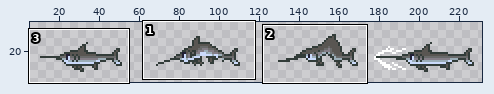
Two states of a sprite sheet, Assets/Sprites/Monsters/Version2/gj/jy gj.png. Above, an overview of the earlier version with the close-up marked.
Close-up. Before:
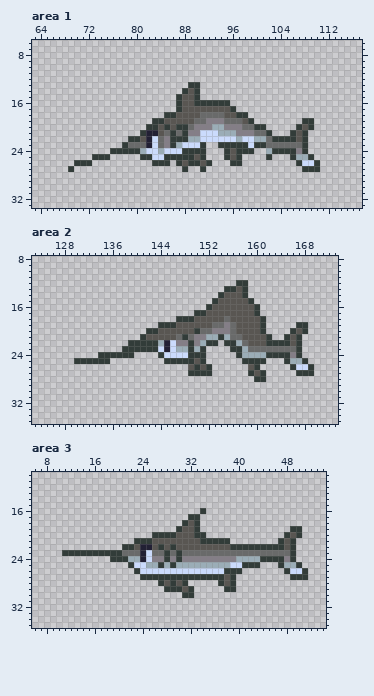
The file is 232x58 pixels. Shown: area 1: x 63..117, y 6..33; area 2: x 123..173, y 8..35; area 3: x 6..54, y 10..35. The wide view leaves out empty margins. The commit also changed other parts of the picture, which this record leaves out.
After the commit:
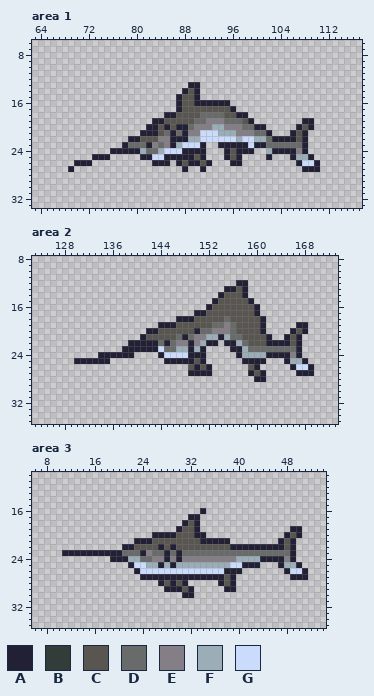
Palette (. is transparent): A #222034  B #323c39  C #595652  D #696a6a  E #847e87  F #9badb7  G #cbdbfc
Change:
Changed rows in their new state; - is an unchanged pixel.
Area 1:
first column x 69:
13 --------------------AA--------------------
14 -------------------A-A--------------------
15 ------------------A--A--------------------
16 ------------------A--AAAAAA---------------
17 ------------------A--------A--------------
18 ----------------AA----------AA------------
19 --------------AA--------------A--------AA-
20 -------------AA-A-AA-----------AA-----A-A-
21 ------------A----A-A-------------A---A-A--
22 ----------AA-CCE-AAA--------------AAAA-A--
23 ---------A----E--A----A--AAAAA-AA------A--
24 -------AAAAA-DD----AAAA---A-AAA---AAAA-A--
25 ----AAA-----AA--AAAAA-A---A-A----A---A--A-
26 -AAA----------AAA-A-AA-A---AA---------A--A
27 A------------------A--A----------------AAA
Area 2:
first column x 130:
12 ---------------------------AA-----------
13 -------------------------AA-A-----------
14 ------------------------A---A-----------
15 -----------------------A-----A----------
16 ----------------------A-------A---------
17 --------------------AA--------A---------
18 -----------------AAA-----------A--------
19 --------------AAA--------------A-----AA-
20 ------------AA------A----------A----A-A-
21 -----------A------A-----A-------A--A-A--
22 ---------AAAAAD-D--A--AA-AA-----AAAA-A--
23 --------AAAAAA-DD--A-A----AA---------A--
24 ----AAAAAA----A----AAA-----A----AAAA-A--
25 AAAAAA---------AAAAA-A------AAAA---A--A-
26 --------------------A-A-------A-----A--A
27 -------------------AAAA------A-A-----AAA
28 ------------------------------AA--------
Area 3:
first column x 11:
16 -----------------------A-----------------
17 ---------------------AA------------------
18 --------------------A-A------------------
19 -------------------A--A---------------AA-
20 ---------------AAAA---AA-------------A-A-
21 ------------AAA--------AAAAA--------A-A--
22 ----------AA-CC-A-A---------AAAAAAAAA-A--
23 AAAAAAAAAA----E--A-A------------------A--
24 --------AAA--DD--A-A-------------AAAA-A--
25 -----------A----A-A-----------AAA---A--A-
26 ------------A--------------AAA-------A--A
27 -------------AAAAAAAAAAAAAA-A---------AAA
28 ----------------A-A-A-----A-A------------
29 -----------------AAA-A-----AA------------
30 --------------------AA-------------------
Boxes around the changes in both close-ups, in picture pixels (x1, y1, x2, y2):
changed: (68, 82, 320, 172)
changed: (74, 280, 314, 382)
changed: (62, 508, 308, 598)
